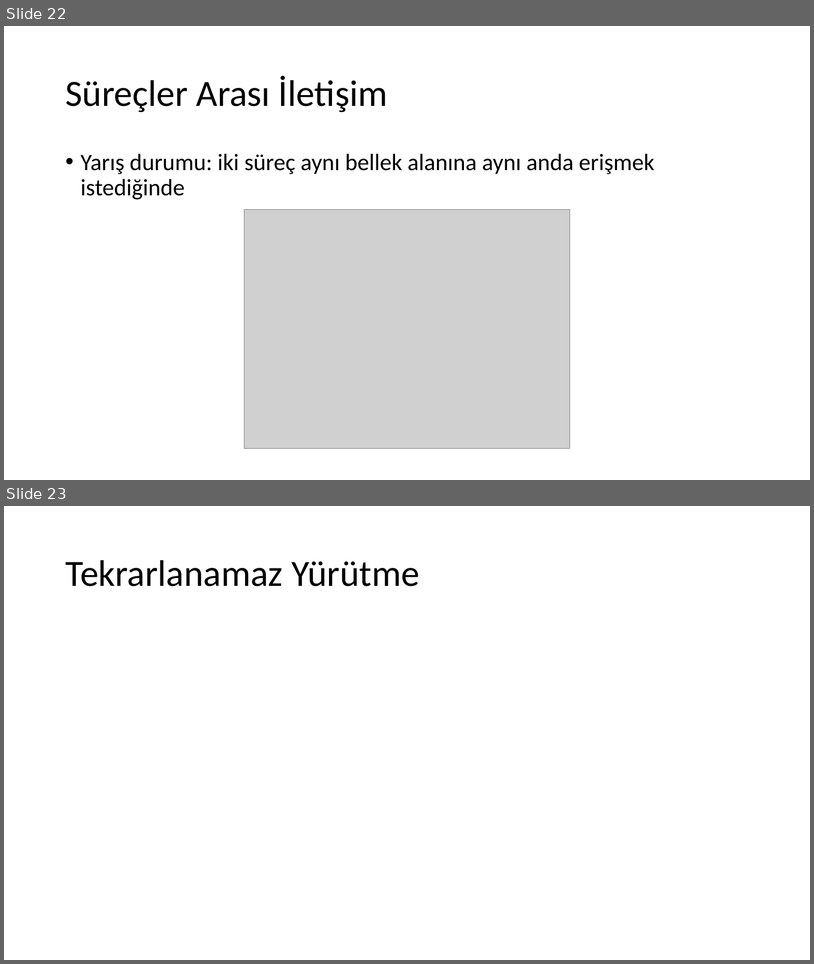
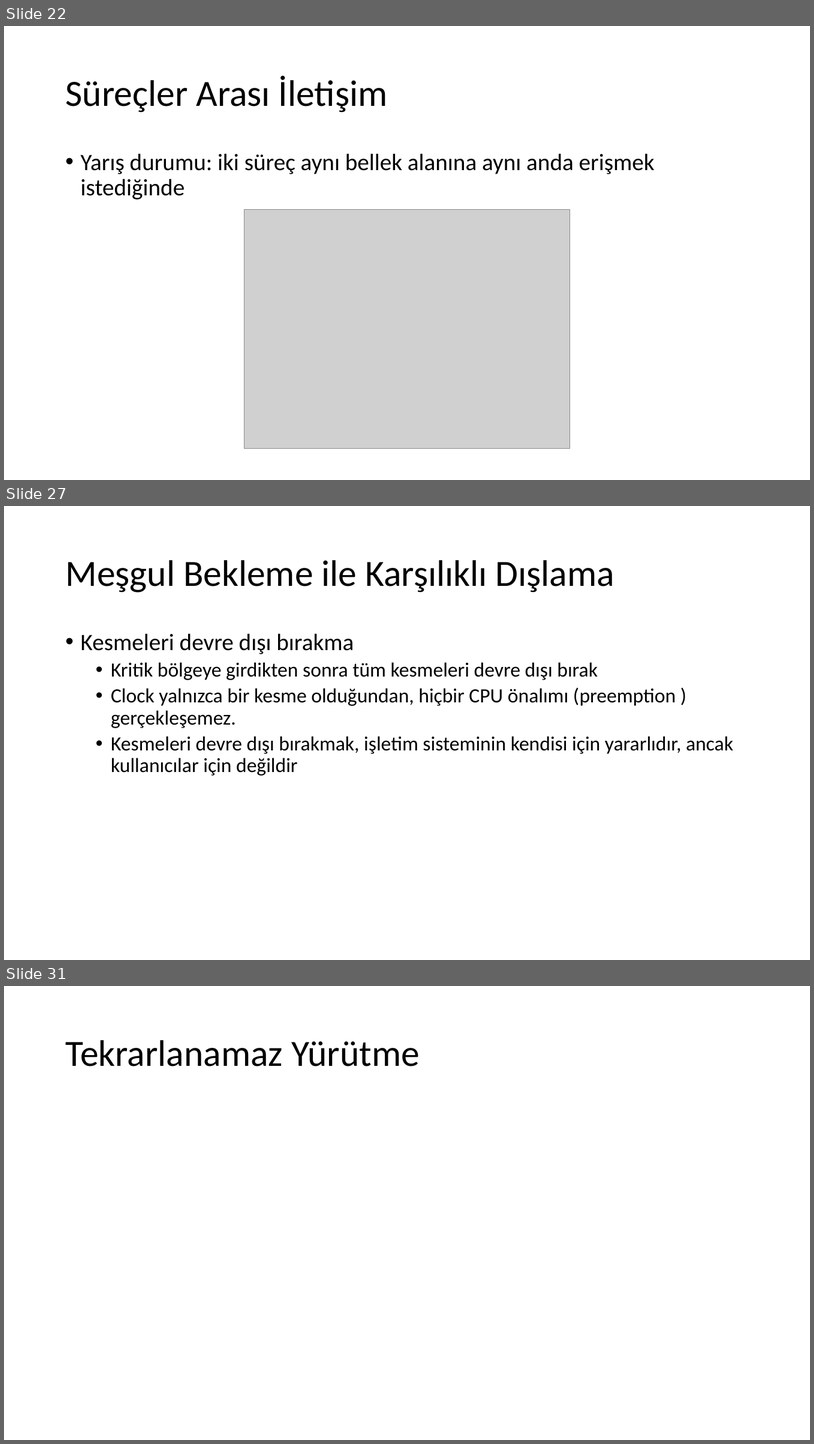
Before and after one commit to sercankulcu/sercankulcu.github.io, a slide deck: assets/teaching/os/2_Bolum_2_Surecler.pptx. Shown one above the other, each under a label of ours: slides 22 and 23 before the commit, slides 22, 27 and 31 after it; the slides between them are not shown. The pictures are 814x964 and 814x1444 pixels, drawn with LibreOffice and Linux fonts; fonts in the diff are those of the drawing; grey boxes stand for pictures. Boxes give left, top, right and bottom in pixels: in the first picture for what was removed or moved away, otherwise in the second. Text is boxed around its words. In the diff, an @@ line names an element or a change of style, - is before the commit and + after.

```diff
--- a/assets/teaching/os/2_Bolum_2_Surecler.pptx
+++ b/assets/teaching/os/2_Bolum_2_Surecler.pptx
@@ slide 27 added at [4, 506, 810, 960], background #FFFFFF @@
@@ title added at [65, 560, 615, 592], 44 pt, text #000000 @@
+Meşgul Bekleme ile Karşılıklı Dışlama
@@ text added at [81, 633, 734, 775], 24 pt, text #000000 @@
+• Kesmeleri devre dışı bırakma
+  • Kritik bölgeye girdikten sonra tüm kesmeleri devre dışı bırak
+  • Clock yalnızca bir kesme olduğundan, hiçbir CPU önalımı (preemption ) gerçekleşemez.
+  • Kesmeleri devre dışı bırakmak, işletim sisteminin kendisi için yararlıdır, ancak kullanıcılar için değildir
@@ what was slide 23 is now slide 31 @@
```
Also in this commit, not shown: 7 other slides added, 3 slides removed, 1 other file.
